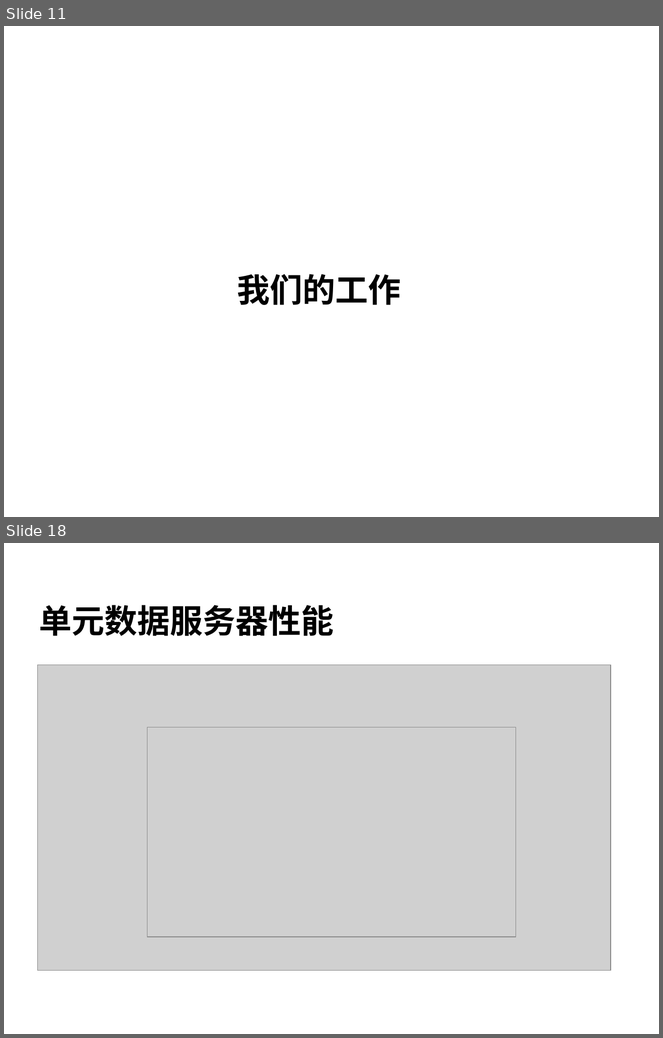
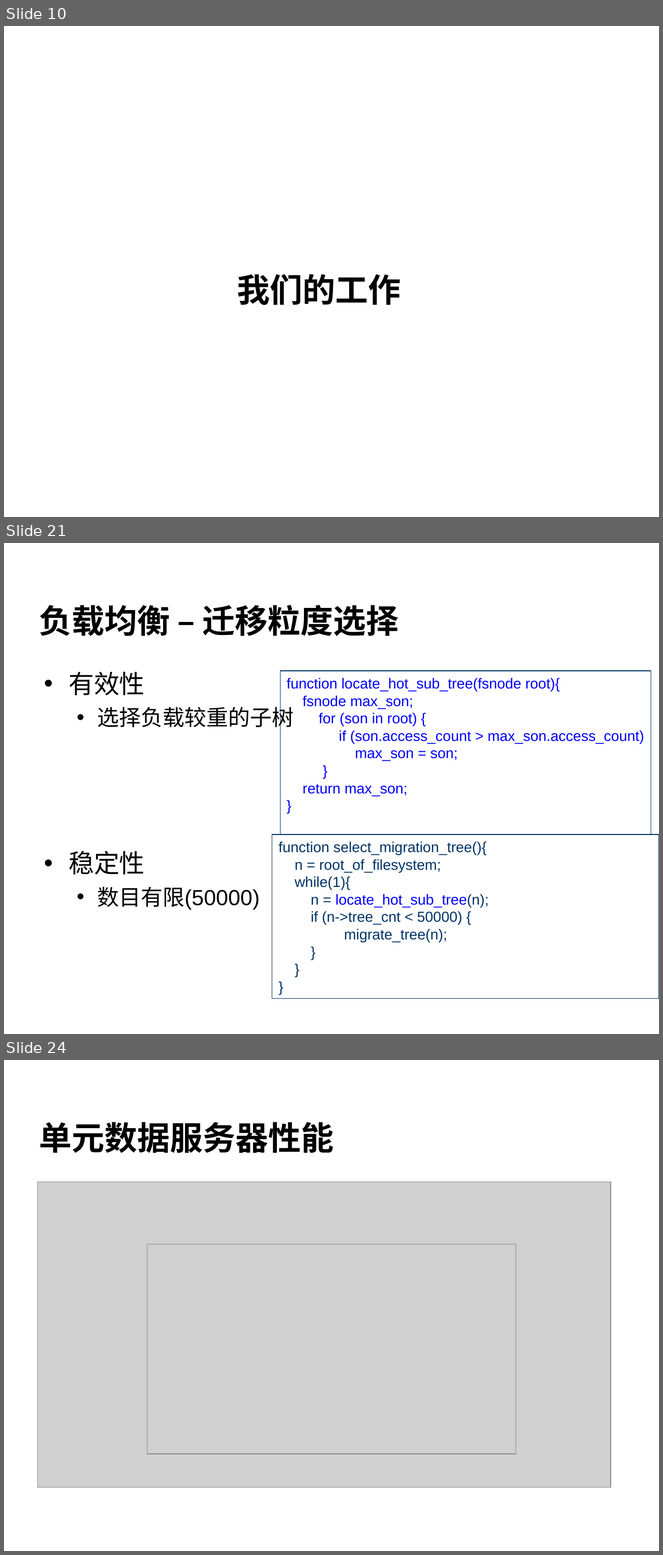
Before and after one commit to cheliequan/idning-paper, a slide deck: draft/答辩.ppt. Shown one above the other, each under a label of ours: slides 11 and 18 before the commit, slides 10, 21 and 24 after it; the slides between them are not shown. The pictures are 663x1038 and 663x1555 pixels, drawn with LibreOffice and Linux fonts; fonts in the diff are those of the drawing; grey boxes stand for pictures; background and template pictures are left out. Boxes give left, top, right and bottom in pixels: in the first picture for what was removed or moved away, otherwise in the second. Text is boxed around its words. In the diff, an @@ line names an element or a change of style, - is before the commit and + after.

```diff
--- a/draft/答辩.ppt
+++ b/draft/答辩.ppt
@@ slide 21 added at bbox=[4, 543, 659, 1034], background picture (left out) @@
@@ title added at bbox=[39, 605, 399, 636], 36 pt, text #000000, bold @@
+负载均衡 – 迁移粒度选择
@@ text added at bbox=[68, 671, 294, 910], 24 pt, text #000000 @@
+• 有效性
+  • 选择负载较重的子树
+• 稳定性
+  • 数目有限(50000)
@@ rectangle added at bbox=[281, 671, 651, 835], outline #003366 0.74 pt, 16 pt, text #0000FF @@
+function locate_hot_sub_tree(fsnode root){
+fsnode max_son;
+for (son in root) {
+if (son.access_count > max_son.access_count)
+max_son = son;
+}
+return max_son;
+}
@@ rectangle added at bbox=[272, 835, 659, 999], outline #003366 0.74 pt, 16 pt, text #003366 @@
+function select_migration_tree(){
+n = root_of_filesystem;
+while(1){
+n = locate_hot_sub_tree(n);
+if (n->tree_cnt < 50000) {
+migrate_tree(n);
+}
+}
+}
@@ what was slide 11 is now slide 10 @@
@@ what was slide 18 is now slide 24 @@
```
Also in this commit, not shown: 6 slides changed, 9 other slides added, 4 slides removed, 1 other file.
